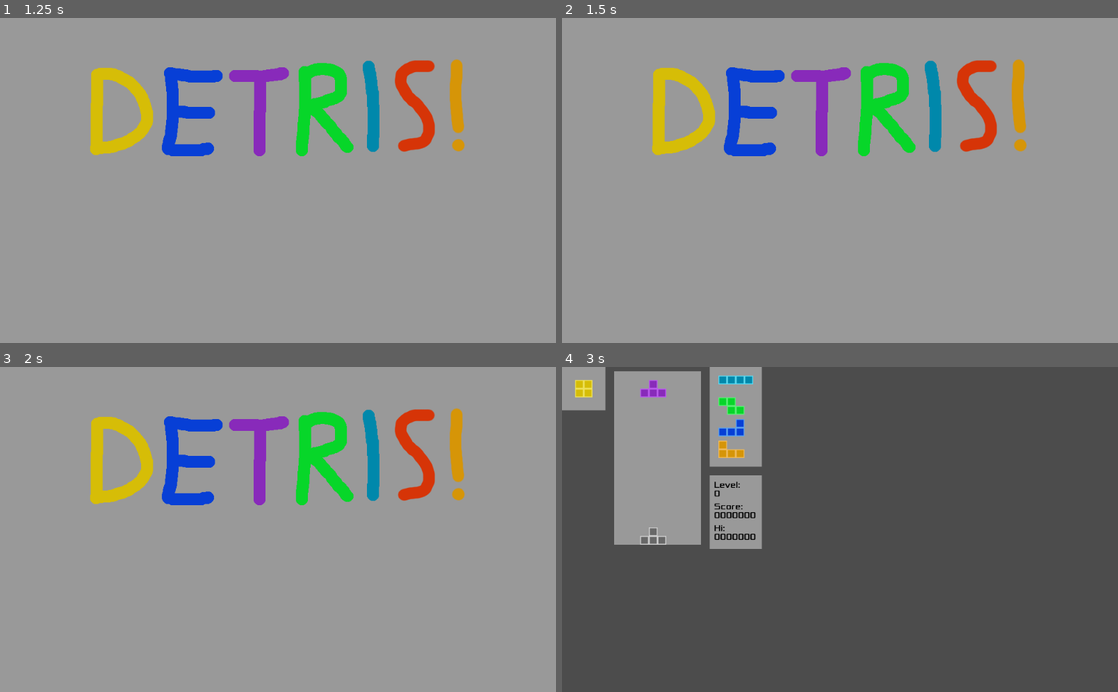
Above: before the commit, frames 1-4 (two rows, left to right).
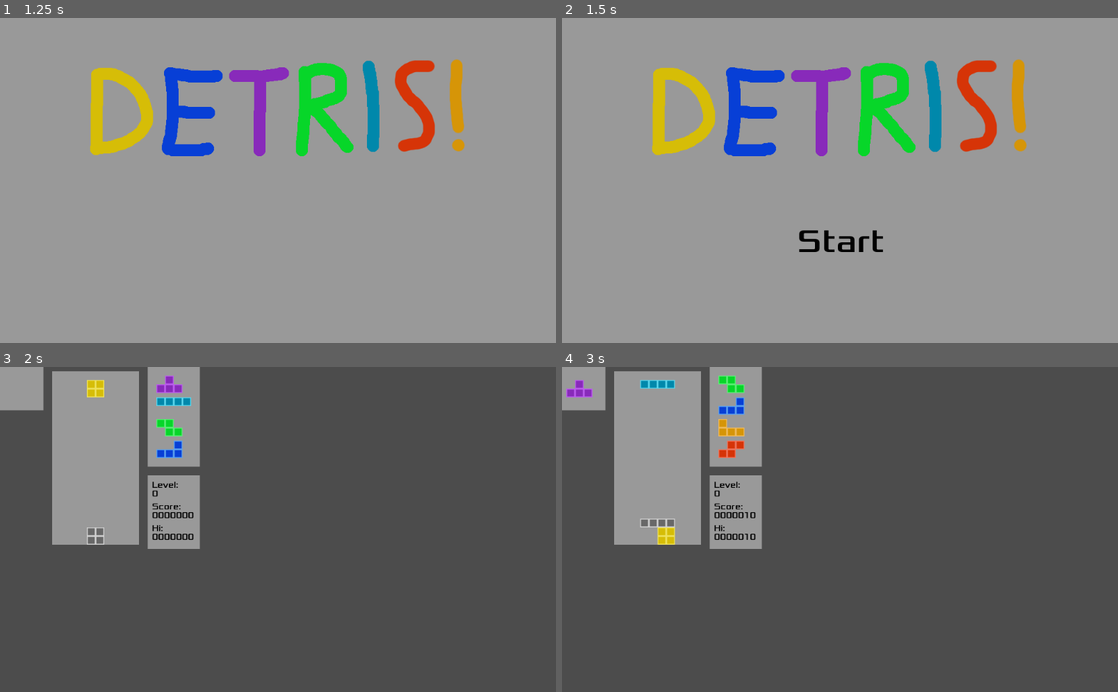
Above: after the commit, the same moments.

Repository: Boyquotes/Godot-Detris
Game: Godot game, scene res://TitleScreen.tscn
Two runs of this game, one before a commit and one after it. Both use one fixed random seed, a clock stepped at 60 frames per second and the inputs below. The project has no main scene, so this scene is started directly.
Inputs:
- Up to frame 1 (1.25 s): tap Enter at 0.5 s; hold D (mino_right) from 0.53 s (still down); hold Z (mino_anticlockwise) from 0.53 s (still down)
- Up to frame 2 (1.5 s): release D (mino_right) at 1.28 s; release Z (mino_anticlockwise) at 1.28 s; hold A (mino_left) from 1.28 s (still down); tap X (mino_clockwise) at 1.35 s
- Up to frame 3 (2 s): keep holding A (mino_left)
- Up to frame 4 (3 s): release A (mino_left) at 2.03 s; hold W (mino_hard_drop) 2.03-2.78 s; hold D (mino_right) from 2.03 s (still down); tap Shift (mino_hold) at 2.85 s

Frame 1 is identical in both runs. In frame 2, 0.4% of the frame differs, in the area x 42-58%, y 65-73%; in frame 3, 89%, in the area x 0-100%, y 0-100%; in frame 4, 2.0%.

Commit message:
Prevent repeat inputs on TitleScreen

Diff:
--- a/TitleScreen.gd
+++ b/TitleScreen.gd
@@ -14,6 +14,7 @@
 		event.is_action_pressed("mino_clockwise")
 		or event.is_action_pressed("mino_anticlockwise")
 	):
+		set_process_input(false)
 		$AudioStreamPlayer.play()
 		$Control/Label.hide()
 		$BlinkTimer.start()
